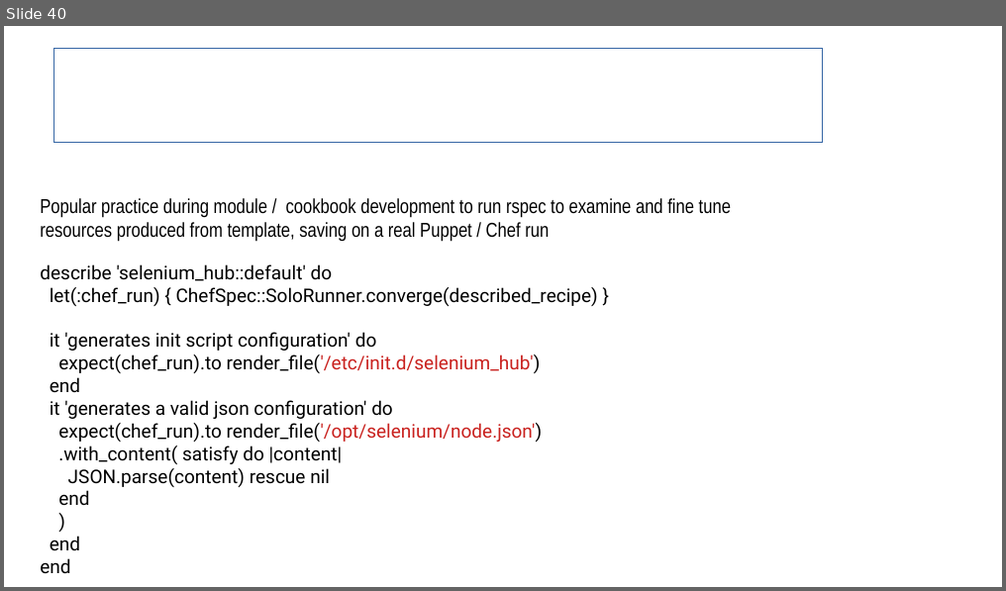
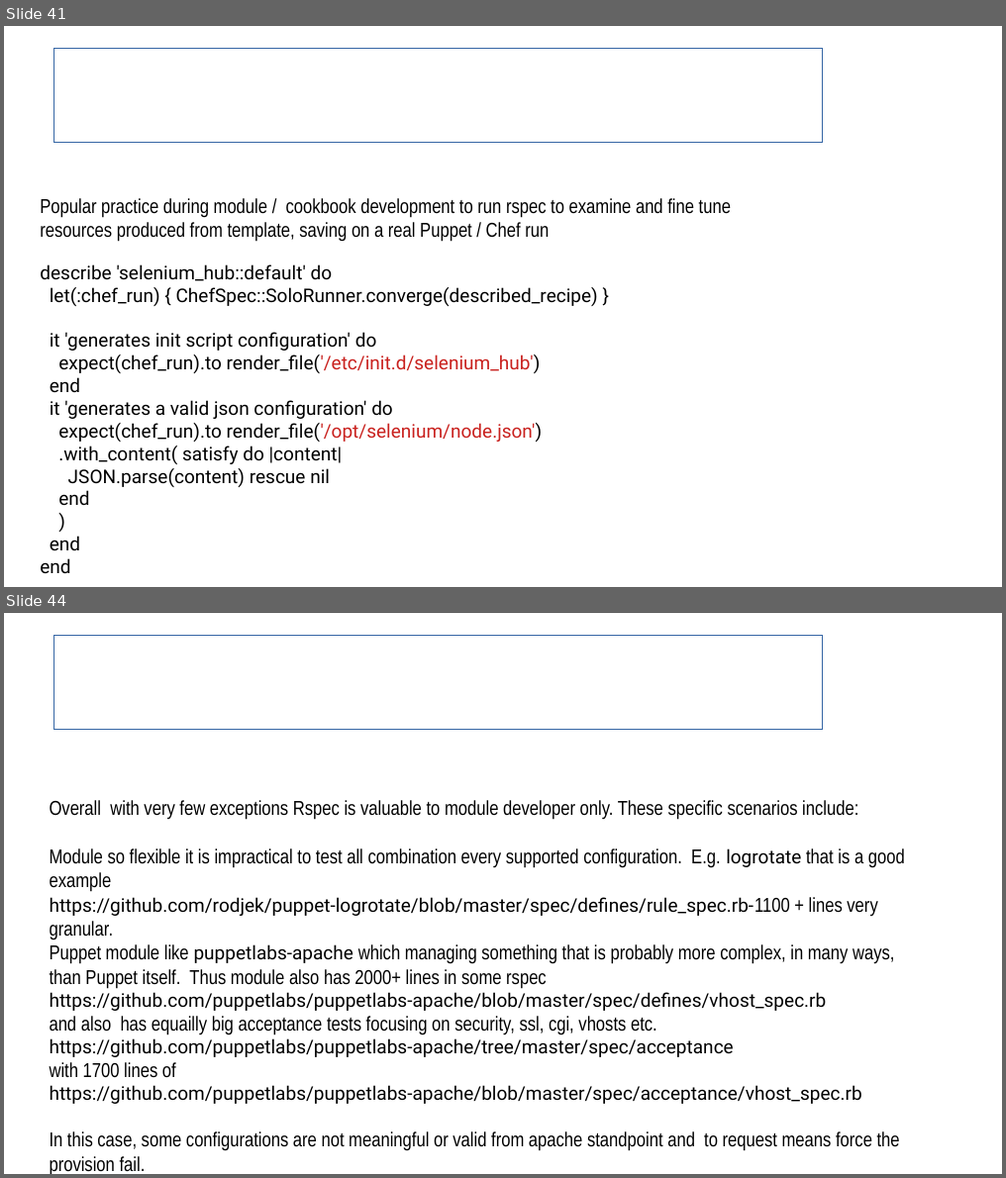
Before and after one commit to sergueik/uru_serverspec, a slide deck: Serverspec Integration in Cloud Provision.odp. Shown one above the other, each under a label of ours: slide 40 before the commit, slides 41 and 44 after it; the slides between them are not shown. The pictures are 1006x591 and 1006x1178 pixels, drawn with LibreOffice and Linux fonts; fonts in the diff are those of the drawing; background and template pictures are left out. Boxes give left, top, right and bottom in pixels: in the first picture for what was removed or moved away, otherwise in the second. Text is boxed around its words. In the diff, an @@ line names an element or a change of style, - is before the commit and + after.

```diff
--- a/Serverspec Integration in Cloud Provision.odp
+++ b/Serverspec Integration in Cloud Provision.odp
@@ slide 44 added at [4, 613, 1002, 1174], background #FFFFFF @@
@@ title added at [54, 636, 823, 730], outline #3465A4 0 pt, 31.1 pt, text #FFFFFF, bold @@
+Chef Resource Relationship Spec
@@ text added at [50, 800, 905, 1174], 16 pt, text #000000 @@
+Overall with very few exceptions Rspec is valuable to module developer only. These specific scenarios include:
+Module so flexible it is impractical to test all combination every supported configuration. E.g. logrotate that is a good example
+https://github.com/rodjek/puppet-logrotate/blob/master/spec/defines/rule_spec.rb-1100 + lines very granular.
+Puppet module like puppetlabs-apache which managing something that is probably more complex, in many ways, than Puppet itself. Thus module also has 2000+ lines in some rspec
+https://github.com/puppetlabs/puppetlabs-apache/blob/master/spec/defines/vhost_spec.rb
+and also has equailly big acceptance tests focusing on security, ssl, cgi, vhosts etc.
+https://github.com/puppetlabs/puppetlabs-apache/tree/master/spec/acceptance
+with 1700 lines of
+https://github.com/puppetlabs/puppetlabs-apache/blob/master/spec/acceptance/vhost_spec.rb
+In this case, some configurations are not meaningful or valid from apache standpoint and to request means force the provision fail.
@@ what was slide 40 is now slide 41 @@
```
Also in this commit, not shown: 2 slides changed, 2 other slides added, 2 other files.
